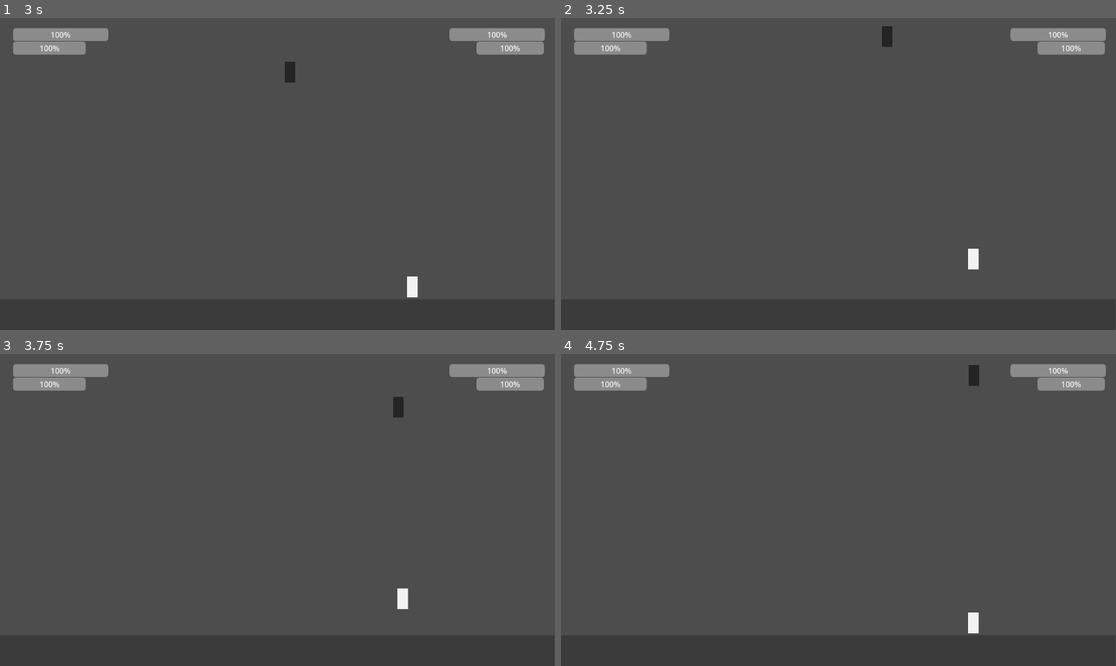
Above: before the commit, frames 1-4 (two rows, left to right).
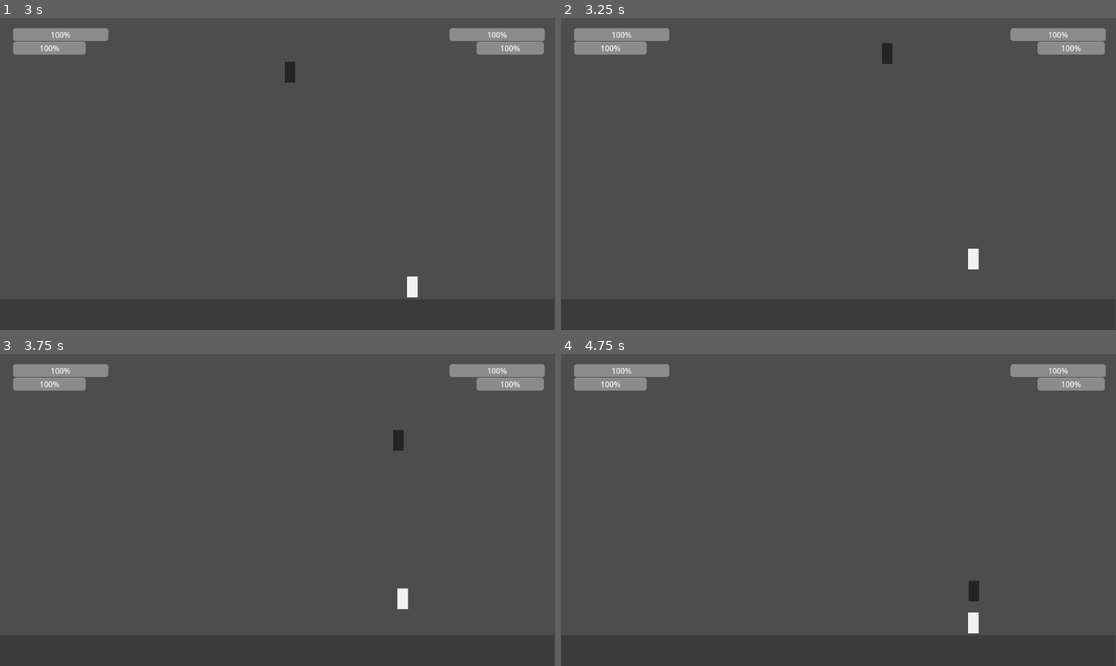
Above: after the commit, the same moments.

Repository: dsivodhamen-cmd/RunTheFade
Game: Godot game, scene res://scenes/game.tscn
The game is run twice, just before and just after one commit, with the same random seed, the same clock (stepped at 60 frames per second) and the same inputs.
Inputs:
- Up to frame 1 (3 s): tap Enter at 0.5 s; hold D (p1_right) 0.53-2.03 s; tap I (p2_up) at 0.6 s; tap W (p1_up) at 0.77, 1.07, 1.52, 1.82, 2.3, 2.85 s; tap E (p1_light_attack, bound only after the commit) at 0.8, 1.35 s; tap O (p2_light_attack, bound only after the commit) at 1.55, 2.1 s; hold A (p1_left) 2.03-2.78 s; hold D (p1_right) from 2.78 s (still down)
- Up to frame 2 (3.25 s): keep holding D (p1_right); tap W (p1_up) at 3.02 s; tap I (p2_up) at 3.05 s
- Up to frame 3 (3.75 s): keep holding D (p1_right); tap W (p1_up) at 3.32 s; tap J (p2_left) at 3.6 s
- Up to frame 4 (4.75 s): tap W (p1_up) at 3.77, 4.07, 4.52 s; tap E (p1_light_attack, bound only after the commit) at 3.8 s; release D (p1_right) at 4.28 s; hold A (p1_left) from 4.28 s (still down); tap L (p2_right) at 4.35 s; tap O (p2_light_attack, bound only after the commit) at 4.55 s

Frame 1 is identical in both runs. In frame 2, 0.2% of the frame differs, in the area x 57-60%, y 2-15%; in frame 3, 0.2%; in frame 4, 0.3%, in the area x 73-76%, y 3-80%.

Commit message:
Created both players single light attack as well as dealing and taking damage

Diff:
--- a/run-the-fade/project.godot
+++ b/run-the-fade/project.godot
@@ -57,6 +57,26 @@
 "events": [Object(InputEventKey,"resource_local_to_scene":false,"resource_name":"","device":-1,"window_id":0,"alt_press …(192 unchanged characters)…
 ]
 }
+p1_light_attack={
+"deadzone": 0.2,
+"events": [Object(InputEventKey,"resource_local_to_scene":false,"resource_name":"","device":-1,"window_id":0,"alt_pressed":false,"shift_pressed":false,"ctrl_pressed":false,"meta_pressed":false,"pressed":false,"keycode":0,"physical_keycode":69,"key_label":0,"unicode":101,"location":0,"echo":false,"script":null)
+]
+}
+p1_heavy_attack={
+"deadzone": 0.2,
+"events": [Object(InputEventKey,"resource_local_to_scene":false,"resource_name":"","device":-1,"window_id":0,"alt_pressed":false,"shift_pressed":false,"ctrl_pressed":false,"meta_pressed":false,"pressed":false,"keycode":0,"physical_keycode":82,"key_label":0,"unicode":114,"location":0,"echo":false,"script":null)
+]
+}
+p2_light_attack={
+"deadzone": 0.2,
+"events": [Object(InputEventKey,"resource_local_to_scene":false,"resource_name":"","device":-1,"window_id":0,"alt_pressed":false,"shift_pressed":false,"ctrl_pressed":false,"meta_pressed":false,"pressed":false,"keycode":0,"physical_keycode":79,"key_label":0,"unicode":111,"location":0,"echo":false,"script":null)
+]
+}
+p2_heavy_attack={
+"deadzone": 0.2,
+"events": [Object(InputEventKey,"resource_local_to_scene":false,"resource_name":"","device":-1,"window_id":0,"alt_pressed":false,"shift_pressed":false,"ctrl_pressed":false,"meta_pressed":false,"pressed":false,"keycode":0,"physical_keycode":80,"key_label":0,"unicode":112,"location":0,"echo":false,"script":null)
+]
+}
 
 [physics]
 
--- a/run-the-fade/scenes/game.tscn
+++ b/run-the-fade/scenes/game.tscn
@@ -14,15 +14,15 @@
 
 [node name="Node2D" type="Node2D" unique_id=44579873]
 
+[node name="CharacterBody2D" parent="." unique_id=758958205 node_paths=PackedStringArray("p1_health_ui", "p1_posture_ui") instance=ExtResource("1_uwrxv")]
+position = Vector2(317, 526)
+p1_health_ui = NodePath("../CanvasLayer2/Player1HP")
+p1_posture_ui = NodePath("../CanvasLayer2/Player1Posture")
+
 [node name="CharacterBody2D2" parent="." unique_id=1464841377 node_paths=PackedStringArray("p2_health_ui", "p2_posture_ui") instance=ExtResource("2_yqjtg")]
 position = Vector2(856, 525)
 p2_health_ui = NodePath("../CanvasLayer/Player2HP")
 p2_posture_ui = NodePath("../CanvasLayer/Player2Posture")
-
-[node name="CharacterBody2D" parent="." unique_id=758958205 node_paths=PackedStringArray("p1_health_ui", "p1_posture_ui") instance=ExtResource("1_uwrxv")]
-position = Vector2(317, 526)
-p1_health_ui = NodePath("../CanvasLayer2/Player1HP")
-p1_posture_ui = NodePath("../CanvasLayer2/Player1Posture")
 
 [node name="StaticBody2D4" type="StaticBody2D" parent="." unique_id=263365558]
 position = Vector2(0, 412)
--- a/run-the-fade/scenes/player-1-body.tscn
+++ b/run-the-fade/scenes/player-1-body.tscn
@@ -5,8 +5,12 @@
 [sub_resource type="CapsuleShape2D" id="CapsuleShape2D_t17lp"]
 height = 52.0
 
-[node name="CharacterBody2D" type="CharacterBody2D" unique_id=758958205]
+[sub_resource type="RectangleShape2D" id="RectangleShape2D_xoiyv"]
+size = Vector2(38, 54)
+
+[node name="CharacterBody2D" type="CharacterBody2D" unique_id=758958205 node_paths=PackedStringArray("p1_hitbox")]
 script = ExtResource("1_xoiyv")
+p1_hitbox = NodePath("Area2D")
 
 [node name="CollisionShape2D" type="CollisionShape2D" parent="." unique_id=959099542]
 shape = SubResource("CapsuleShape2D_t17lp")
@@ -19,3 +23,10 @@
 offset_bottom = 22.0
 color = Color(0.14546412, 0.14288312, 0.1406711, 1)
 metadata/_edit_use_anchors_ = true
+
+[node name="Area2D" type="Area2D" parent="." unique_id=1873214058]
+
+[node name="CollisionShape2D" type="CollisionShape2D" parent="Area2D" unique_id=123207722]
+shape = SubResource("RectangleShape2D_xoiyv")
+
+[connection signal="body_entered" from="Area2D" to="." method="_on_area_2d_body_entered"]
--- a/run-the-fade/scenes/player-2-body.tscn
+++ b/run-the-fade/scenes/player-2-body.tscn
@@ -5,8 +5,12 @@
 [sub_resource type="CapsuleShape2D" id="CapsuleShape2D_sv15m"]
 height = 52.0
 
-[node name="CharacterBody2D" type="CharacterBody2D" unique_id=1464841377]
+[sub_resource type="RectangleShape2D" id="RectangleShape2D_av8ke"]
+size = Vector2(38, 54)
+
+[node name="CharacterBody2D" type="CharacterBody2D" unique_id=1464841377 node_paths=PackedStringArray("p2_hitbox")]
 script = ExtResource("1_av8ke")
+p2_hitbox = NodePath("Area2D")
 
 [node name="CollisionShape2D" type="CollisionShape2D" parent="." unique_id=1889624355]
 shape = SubResource("CapsuleShape2D_sv15m")
@@ -19,3 +23,8 @@
 offset_bottom = 22.0
 color = Color(0.94845456, 0.9467706, 0.94676846, 1)
 metadata/_edit_use_anchors_ = true
+
+[node name="Area2D" type="Area2D" parent="." unique_id=1413395422]
+
+[node name="CollisionShape2D" type="CollisionShape2D" parent="Area2D" unique_id=2058650547]
+shape = SubResource("RectangleShape2D_av8ke")
--- a/run-the-fade/scripts/player_1.gd
+++ b/run-the-fade/scripts/player_1.gd
@@ -4,15 +4,24 @@
 # create a varaible storing the players speed
 var jump = -400
 # create a varaible storing the players jump
+var max_jumps = 5
+# create a variable storing the max jumps the player can jump
+var jumps_left = 5
+# create a varaible storing the ammount of jumps the player has
 var p1_health: int = 500
 # create a varaible storing the players health as an interger
 var p1_posture: int = 50
 # create a varaible storing the players posture as an interger
 
+@export var light_attack_damage: int = 10
+# exporting an variable storing the players light attack damage an an interger
 @export var p1_health_ui: ProgressBar
 # exporting the progress bar and making it an varaible for storing health
 @export var p1_posture_ui: ProgressBar
 # exporting the progress bar and making it an variable for storing posture
+@export var p1_hitbox: Area2D
+# exporting an area 2d and making the the varaible for the players hitbox
+
 
 func _ready() -> void:
 	p1_health_ui.max_value = p1_health
@@ -25,15 +34,22 @@
 # changes the value of the Progress bar to the p1_posture ammount
 
 func _physics_process(delta: float) -> void:
+	if is_on_floor():
+		jumps_left = max_jumps
+# if the player is on the floor the player gets the maximum ammount of jumps
+
+		if Input.is_action_just_pressed("p1_up"):
+			velocity.y = jump
+# allows the player to jump when they are on the floor
+
 	if not is_on_floor():
 		velocity += get_gravity() * delta
 # giving the player gravity making them fall if they are in the air
-		if Input.is_action_just_pressed("p1_up"):
+
+		if Input.is_action_just_pressed("p1_up") and jumps_left > 0:
 			velocity.y = jump
-	else:
-		if Input.is_action_just_pressed("p1_up"):
-			velocity.y = jump
-# allows the player to jump while on the floor as well as in the air
+			jumps_left -= 1
+# allows the player to jump in the air if they have enough jumps left
 
 	var direction = Input.get_axis("p1_left", "p1_right")
 # A varabile storing the direction of where the player travels
@@ -50,4 +66,29 @@
 
 # Called every frame. 'delta' is the elapsed time since the previous frame.
 func _process(delta: float) -> void:
-	pass
+	if Input.is_action_just_pressed("p1_light_attack"):
+		_light_attack()
+# if the player presses the attack button then it will attack
+
+
+func _light_attack():
+	p1_hitbox.monitoring = true
+# makes the hitbox turn on when light attacking
+
+	for area in p1_hitbox.get_overlapping_areas():
+		if area.get_parent() != self:
+			area.get_parent().take_damage(light_attack_damage)
+# if the area overlaping the hitbox area isnt it self then it will deal damage to it.
+
+	await get_tree().create_timer(0.2).timeout
+# a timer putting the light attack on cooldown
+
+	p1_hitbox.monitoring = false
+# turns the hitbox back off
+
+
+func take_damage(amount):
+	if p1_health > 0:
+		p1_health -= amount
+		p1_health_ui.value = p1_health
+# if the player has health greater than 0 and takes damage it will take damage lowering the HP
--- a/run-the-fade/scripts/player_2.gd
+++ b/run-the-fade/scripts/player_2.gd
@@ -4,15 +4,24 @@
 # create a varaible storing the players speed
 var jump = -400
 # create a varaible storing the players jump
+var max_jumps = 5
+# create a variable storing the max jumps the player can jump
+var jumps_left = 5
+# create a varaible storing the ammount of jumps the player has
 var p2_health: int = 500
 # create a variable storing the players health as an interger
 var p2_posture: int = 50
 # create a variable storing the players posture as an interger
 
+@export var light_attack_damage: int = 10
+# exporting an variable storing the players light attack damage an an interger
 @export var p2_health_ui: ProgressBar
 # exporting the Progress bar and making it an varaible for storing health
 @export var p2_posture_ui: ProgressBar
 # exporting the Progress bar and making it an variable storing posture
+@export var p2_hitbox: Area2D
+# exporting an area 2d and making the the varaible for the players hitbox
+
 
 func _ready() -> void:
 	p2_health_ui.max_value = p2_health
@@ -25,15 +34,22 @@
 # makes the value of the Progress bar to the p2_posture ammount
 
 func _physics_process(delta: float) -> void:
+	if is_on_floor():
+		jumps_left = max_jumps
+# if the player is on the floor the player gets the maximum ammount of jumps
+
+		if Input.is_action_just_pressed("p2_up"):
+			velocity.y = jump
+# allows the player to jump when they are on the floor
+
 	if not is_on_floor():
 		velocity += get_gravity() * delta
-# giving the player gravity making them fall if they not on the floor
-		if Input.is_action_just_pressed("p2_up"):
+# giving the player gravity making them fall if they are in the air
+
+		if Input.is_action_just_pressed("p2_up") and jumps_left > 0:
 			velocity.y = jump
-	else:
-		if Input.is_action_just_pressed("p2_up"):
-			velocity.y = jump
-# allows the player to jump while on the floor as well as in the air
+			jumps_left -= 1
+# allows the player to jump in the air if they have enough jumps left
 
 	var direction = Input.get_axis("p2_left", "p2_right")
 # A varabile storing the direction of where the player travels
@@ -44,9 +60,34 @@
 		velocity.x = move_toward(velocity.x, 0, speed)
 # if the player lets go they will stop moving
 
+
 	move_and_slide()
 # makes the player move
 
 # Called every frame. 'delta' is the elapsed time since the previous frame.
 func _process(delta: float) -> void:
-	pass
+	if Input.is_action_just_pressed("p2_light_attack"):
+		_light_attack()
+# if the player presses the attack button then it will attack
+
+func _light_attack():
+	p2_hitbox.monitoring = true
+# makes the hitbox turn on when light attacking
+
+	for area in p2_hitbox.get_overlapping_areas():
+		if area.get_parent() != self:
+			area.get_parent().take_damage(light_attack_damage)
+# if the area overlaping the hitbox area isnt it self then it will deal damage to it.
+
+	await get_tree().create_timer(0.2).timeout
+# a timer putting the light attack on cooldown
+
+	p2_hitbox.monitoring = false
+# turns the hitbox back off
+
+
+func take_damage(amount):
+	if p2_health > 0:
+		p2_health -= amount
+		p2_health_ui.value = p2_health
+# if the player has health greater than 0 and takes damage it will take damage lowering the HP
